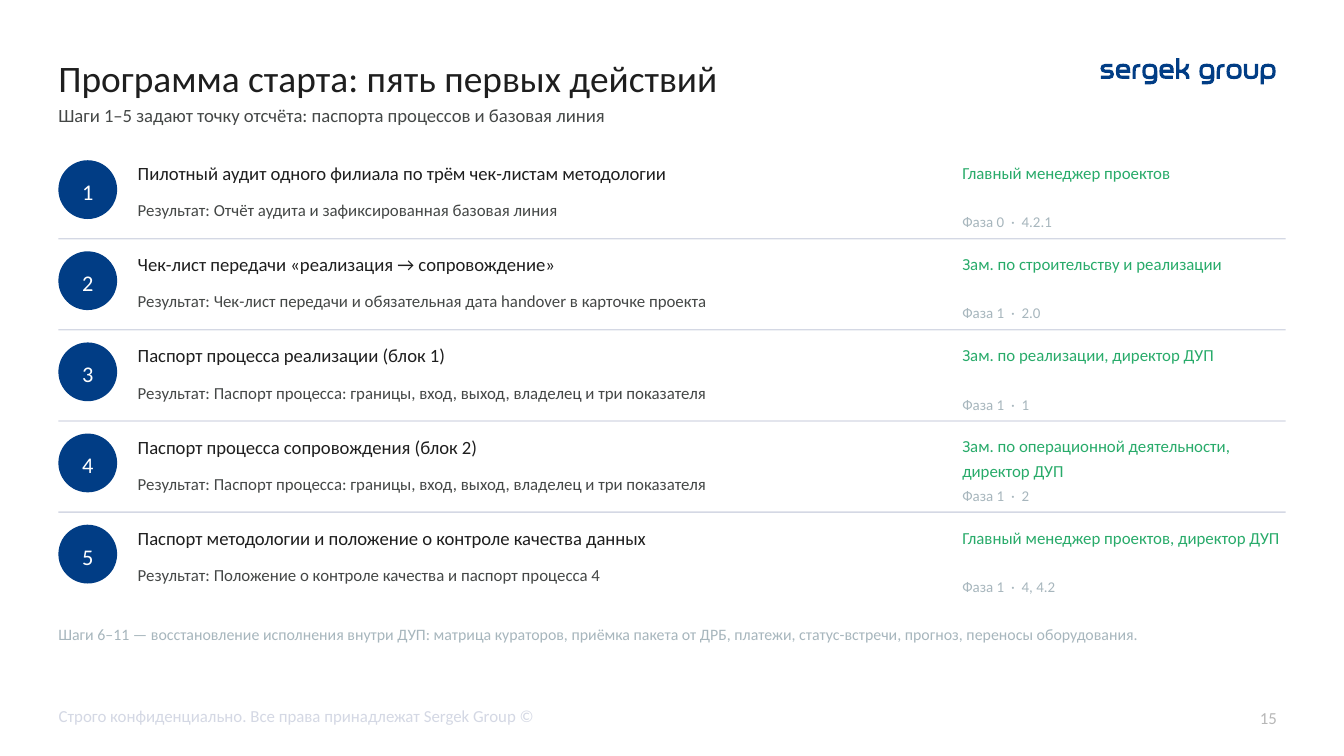
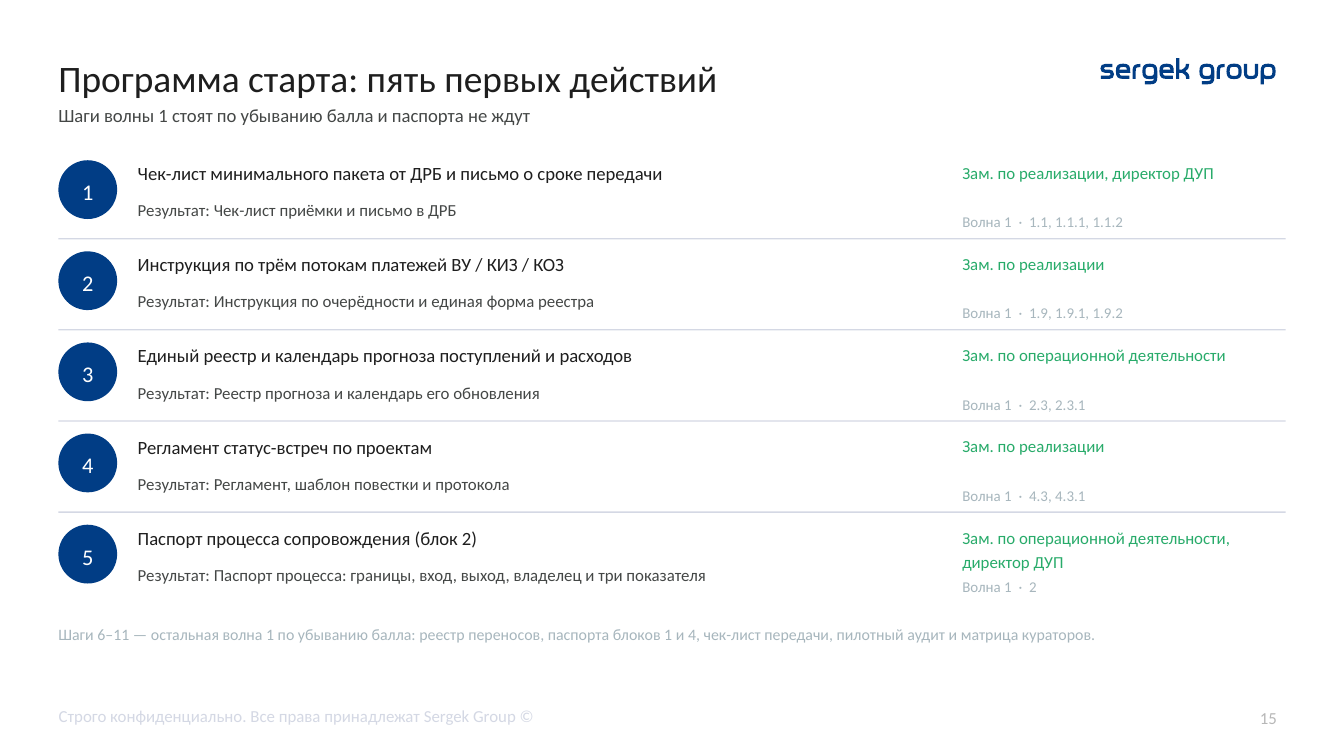
Before and after one commit to TemeshevProject/SG-DUP-Project, a slide deck: slide 15 of dup_project/02_Презентация/ДУП_Приоритеты_реинжиниринга_презентация.pptx. Drawn at 1344x756 pixels with LibreOffice and Linux fonts; fonts in the diff are those of the drawing. Boxes give left, top, right and bottom in pixels: in the first picture for what was removed or moved away, otherwise in the second. Text is boxed around its words. In the diff, an @@ line names an element or a change of style, - is before the commit and + after.

```diff
--- a/dup_project/02_Презентация/ДУП_Приоритеты_реинжиниринга_презентация.pptx
+++ b/dup_project/02_Презентация/ДУП_Приоритеты_реинжиниринга_презентация.pptx
@@ text at (58,109,530,125): text changed @@
-Шаги 1–5 задают точку отсчёта: паспорта процессов и базовая линия
+Шаги волны 1 стоят по убыванию балла и паспорта не ждут
@@ text at (138,168,663,183): text changed @@
-Пилотный аудит одного филиала по трём чек-листам методологии
+Чек-лист минимального пакета от ДРБ и письмо о сроке передачи
@@ text at (962,168,1214,182): text changed @@
-Главный менеджер проектов
+Зам. по реализации, директор ДУП
@@ text at (138,205,457,219): text changed @@
-Результат: Отчёт аудита и зафиксированная базовая линия
+Результат: Чек-лист приёмки и письмо в ДРБ
@@ text at (962,217,1123,229): text changed @@
-Фаза 0 · 4.2.1
+Волна 1 · 1.1, 1.1.1, 1.1.2
@@ text at (138,258,564,274): text changed @@
-Чек-лист передачи «реализация → сопровождение»
+Инструкция по трём потокам платежей ВУ / КИЗ / КОЗ
@@ text at (962,259,1104,273): text changed @@
-Зам. по строительству и реализации
+Зам. по реализации
@@ text at (138,295,594,310): text changed @@
-Результат: Чек-лист передачи и обязательная дата handover в карточке проекта
+Результат: Инструкция по очерёдности и единая форма реестра
@@ text at (962,308,1123,320): text changed @@
-Фаза 1 · 2.0
+Волна 1 · 1.9, 1.9.1, 1.9.2
@@ text at (138,349,633,365): text changed @@
-Паспорт процесса реализации (блок 1)
+Единый реестр и календарь прогноза поступлений и расходов
@@ text at (962,349,1226,364): text changed @@
-Зам. по реализации, директор ДУП
+Зам. по операционной деятельности
@@ text at (138,387,540,402): text changed @@
-Результат: Паспорт процесса: границы, вход, выход, владелец и три показателя
+Результат: Реестр прогноза и календарь его обновления
@@ text at (962,400,1085,412): text changed @@
-Фаза 1 · 1
+Волна 1 · 2.3, 2.3.1
@@ text added at (138,442,432,457), 10 pt, text #1E1E1E @@
+Регламент статус-встреч по проектам
@@ text at (962,441,1104,455): text changed @@
-Зам. по операционной деятельности, директор ДУП
+Зам. по реализации
@@ text at (138,478,509,493): text changed @@
-Результат: Паспорт процесса: границы, вход, выход, владелец и три показателя
+Результат: Регламент, шаблон повестки и протокола
@@ text at (962,491,1085,503): text changed @@
-Фаза 1 · 2
+Волна 1 · 4.3, 4.3.1
@@ text "Паспорт процесса сопровождения (блок 2)": place and size @@
-text "Паспорт процесса сопровождения (блок 2)" at (138,440,477,457)
+text "Паспорт процесса сопровождения (блок 2)" at (138,531,477,548)
@@ text removed at (138,533,646,548) @@
-Паспорт методологии и положение о контроле качества данных
@@ text at (962,532,1230,571): text changed @@
-Главный менеджер проектов, директор ДУП
+Зам. по операционной деятельности, директор ДУП
@@ text at (138,570,705,584): text changed @@
-Результат: Положение о контроле качества и паспорт процесса 4
+Результат: Паспорт процесса: границы, вход, выход, владелец и три показателя
@@ text at (962,582,1037,592): text changed @@
-Фаза 1 · 4, 4.2
+Волна 1 · 2
@@ text at (58,629,1095,643): text changed @@
-Шаги 6–11 — восстановление исполнения внутри ДУП: матрица кураторов, приёмка пакета от ДРБ, платежи, статус-встречи, прогноз, переносы оборудования.
+Шаги 6–11 — остальная волна 1 по убыванию балла: реестр переносов, паспорта блоков 1 и 4, чек-лист передачи, пилотный аудит и матрица кураторов.
```
Also in this commit, not shown: 14 other slides changed, 2 other files.
